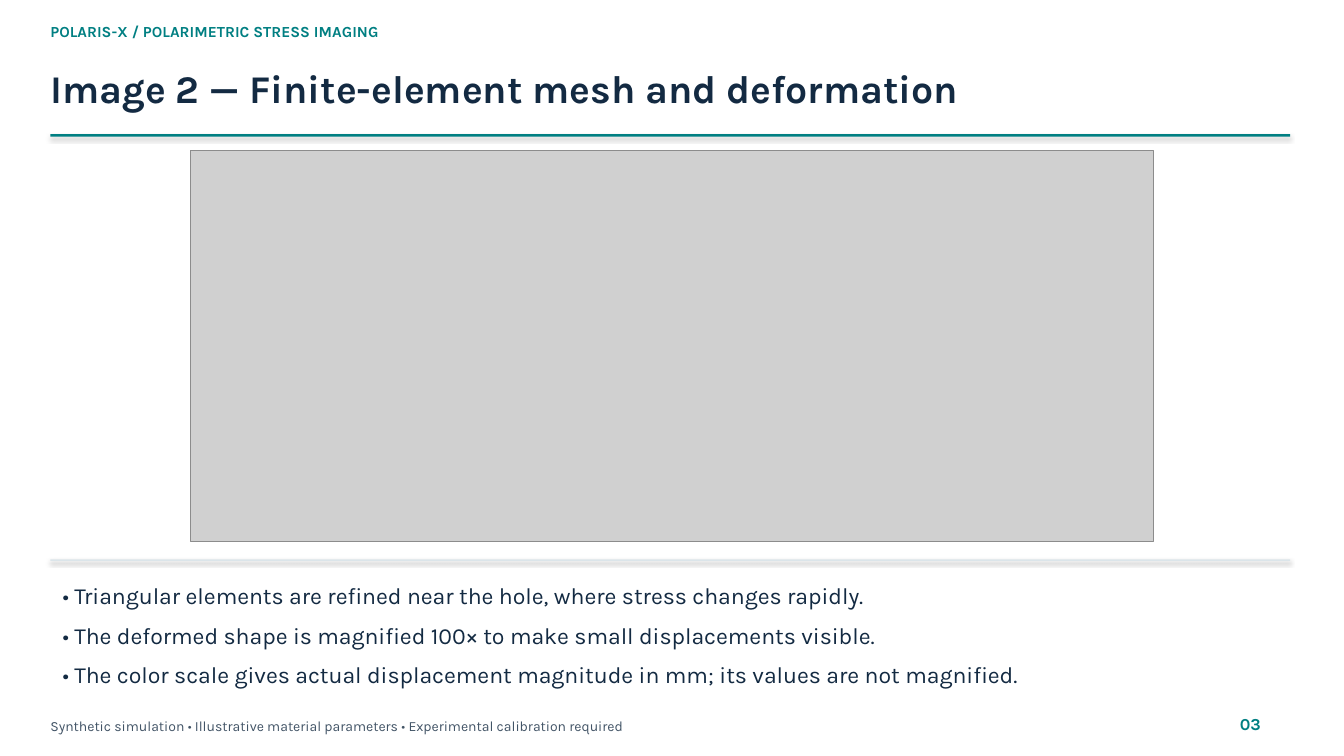
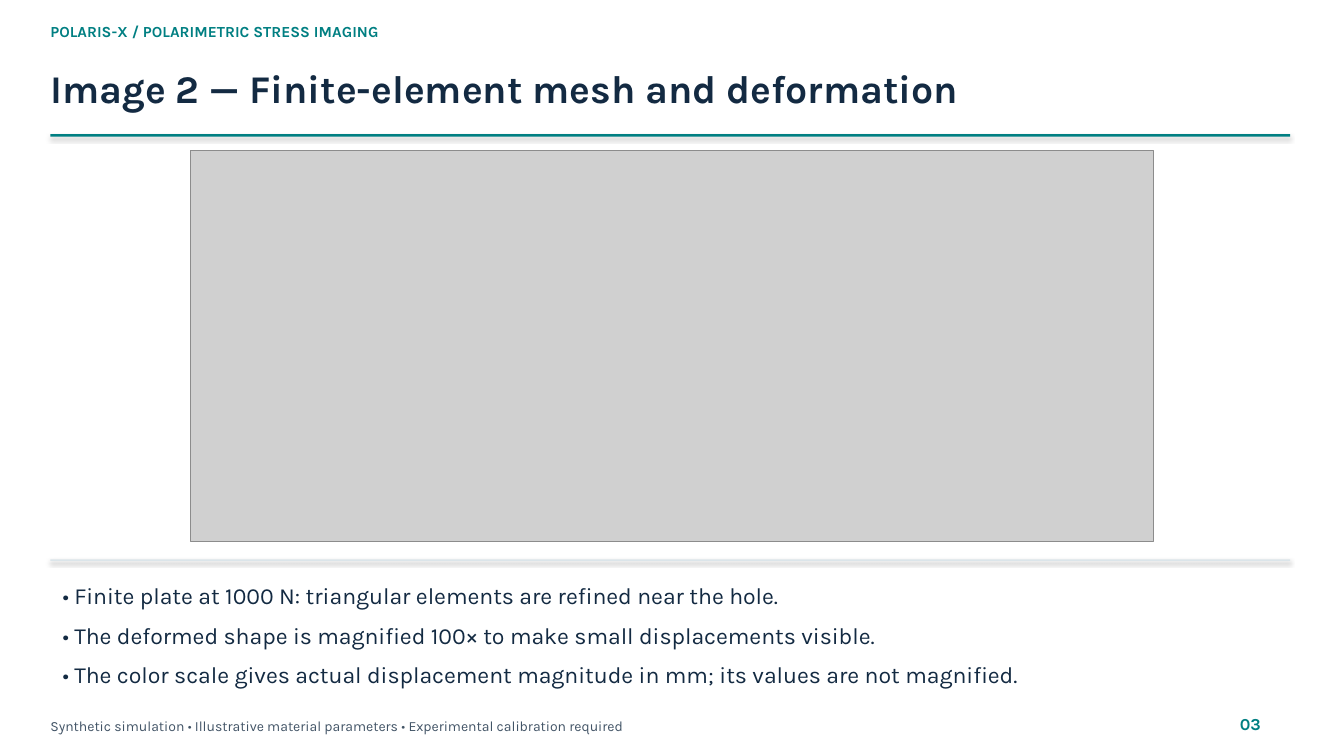
Before and after one commit to Aemili09/POLARIS, a slide deck: slide 3 of presentation/POLARIS-X_Numbered_Figures.pptx. Drawn at 1344x756 pixels with LibreOffice and Linux fonts; fonts in the diff are those of the drawing; grey boxes stand for pictures. Boxes give left, top, right and bottom in pixels: in the first picture for what was removed or moved away, otherwise in the second. Text is boxed around its words. In the diff, an @@ line names an element or a change of style, - is before the commit and + after.

```diff
--- a/presentation/POLARIS-X_Numbered_Figures.pptx
+++ b/presentation/POLARIS-X_Numbered_Figures.pptx
@@ text at (x1=74, y1=588, x2=778, y2=610): text changed @@
-• Triangular elements are refined near the hole, where stress changes rapidly.
+• Finite plate at 1000 N: triangular elements are refined near the hole.
```
Also in this commit, not shown: 3 other slides changed, 17 other files.
